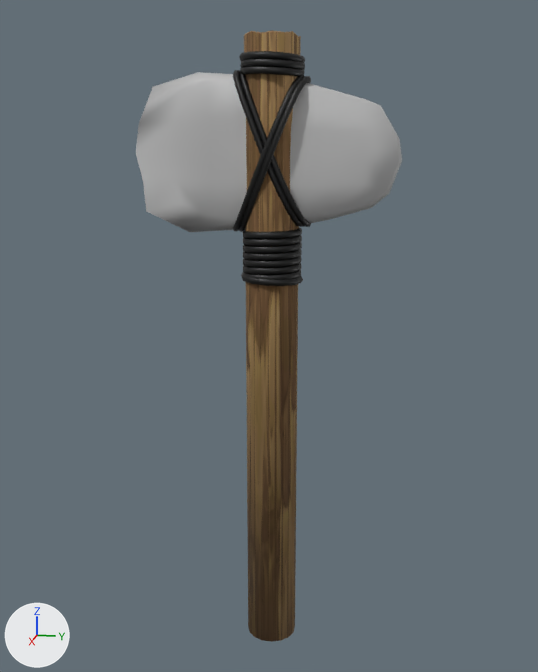
Before and after pictures for a commit that changed the FBX model Assets/Models/Items/StoneAxe.fbx.
Rendered twice from a camera (50 mm lens) standing at (1.821, 0.357, 0.868) and looking at (-0.016, -0.011, 0.409). Arrows for +X, +Y and +Z are at lower left; the lights stay in place. The first picture is the older version. Where no turn or scale is listed for an object, it has been applied to the vertices.

The older version as bpy lines, for what is in view:
```python
mat_stone = principled_material('Stone')
mat_stone.base_color = (0.5, 0.5, 0.5)  # grey #bcbcbc
me_cylinder_003 = bpy.data.meshes.new('Cylinder.003')
me_cylinder_003.from_pydata(...)  # 1816 vertices, 1800 faces; spans x -0.08..0.08, y -0.35..0.31, z -0.43..1.14
# faces by material slot: [32, 1680, 88]
me_cylinder_003.materials.append(mat_wood)  # picture img_defaultmaterial_base_color_png
me_cylinder_003.materials.append(mat_rope)  # black #000000
me_cylinder_003.materials.append(mat_stone)  # grey #bcbcbc
ob_cylinder = bpy.data.objects.new('Cylinder', me_cylinder_003)
ob_cylinder.location = (0.0, 0.0, 0.0)
```
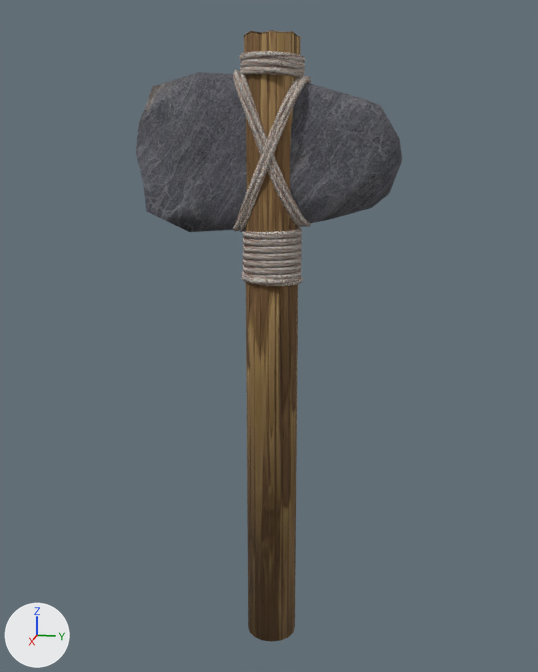
The change, as a list of edits to the scene's bpy script:
```text
Add img_stoneaxe_rope_metallicsmoothness_png:
    img_stoneaxe_rope_metallicsmoothness_png = load_image('StoneAxe_Rope_MetallicSmoothness.png', '../../Materials/Items/Resources/Rope/StoneAxe_Rope_MetallicSmoothness.png', 1024, 1024, 'Non-Color')
Add img_stoneaxe_rope_normal_png:
    img_stoneaxe_rope_normal_png = load_image('StoneAxe_Rope_Normal.png', '../../Materials/Items/Resources/Rope/StoneAxe_Rope_Normal.png', 1024, 1024, 'Non-Color')
Add img_stoneaxe_rope_albedotransparency_png:
    img_stoneaxe_rope_albedotransparency_png = load_image('StoneAxe_Rope_AlbedoTransparency.png', '../../Materials/Items/Resources/Rope/StoneAxe_Rope_AlbedoTransparency.png', 1024, 1024, 'sRGB')
Add img_stone_defaultmaterial_metallicsmoothness_png:
    img_stone_defaultmaterial_metallicsmoothness_png = load_image('Stone_DefaultMaterial_MetallicSmoothness.png', '../../Materials/Items/Resources/Stone/Stone_DefaultMaterial_MetallicSmoothness.png', 1024, 1024, 'Non-Color')
Add img_stone_defaultmaterial_albedotransparency_png:
    img_stone_defaultmaterial_albedotransparency_png = load_image('Stone_DefaultMaterial_AlbedoTransparency.png', '../../Materials/Items/Resources/Stone/Stone_DefaultMaterial_AlbedoTransparency.png', 1024, 1024, 'sRGB')
Add img_stone_defaultmaterial_normal_png:
    img_stone_defaultmaterial_normal_png = load_image('Stone_DefaultMaterial_Normal.png', '../../Materials/Items/Resources/Stone/Stone_DefaultMaterial_Normal.png', 1024, 1024, 'Non-Color')
Change mat_stone:
    remove # nodes: BsdfPrincipled, OutputMaterial
    remove # colours: grey #bcbcbc
    nodes: BsdfPrincipled, NormalMap, OutputMaterial, TexImage x3
    uses the picture img_stone_defaultmaterial_albedotransparency_png
    uses the picture img_stone_defaultmaterial_metallicsmoothness_png
    uses the picture img_stone_defaultmaterial_normal_png
Add mat_material_003:
    mat_material_003 = bpy.data.materials.new('Material.003')
    # uses the picture img_stoneaxe_rope_albedotransparency_png
    # uses the picture img_stoneaxe_rope_metallicsmoothness_png
    # uses the picture img_stoneaxe_rope_normal_png
Change me_cylinder_003:
    where me_cylinder_003.from_pydata(...)  # 1816 vertices, 1800 faces; spans x -0.08..0.08, y -0.35..0.31, z -0.43..1.14
    used by ob_cylinder; location = (0.0, 0.0, 0.0)
    me_cylinder_003 part 1: all 1680 faces that had it switch from mat_rope (black #000000) to mat_material_003
```

What differs and where, as boxes [x1, y1, x2, y2] in the pictures (538 x 672 px):
'Cylinder', surface changed, recoloured
    both: [136, 30, 402, 392]
part 1 of me_cylinder_003, recoloured (black to grey)
    both: [233, 51, 311, 286]
